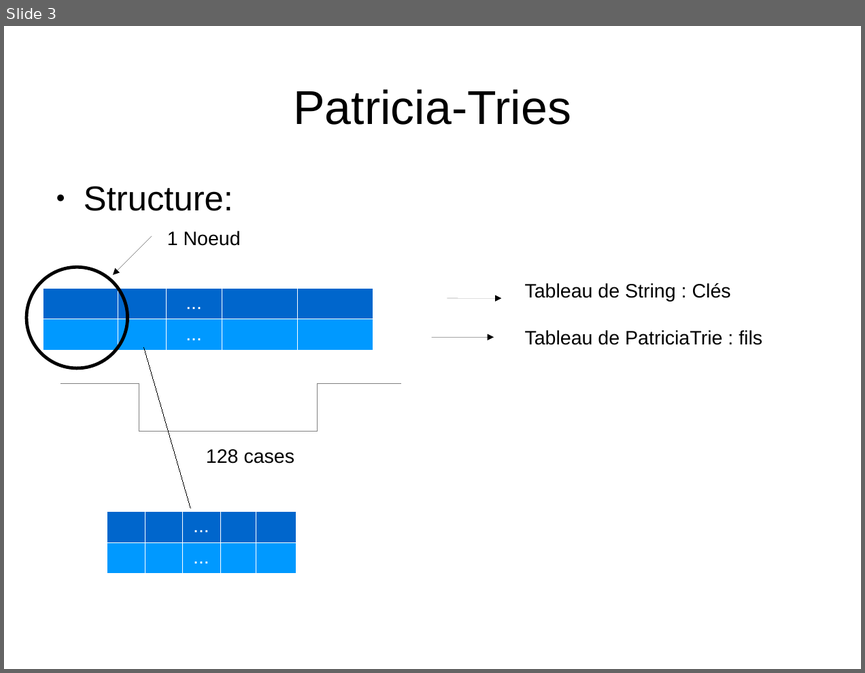
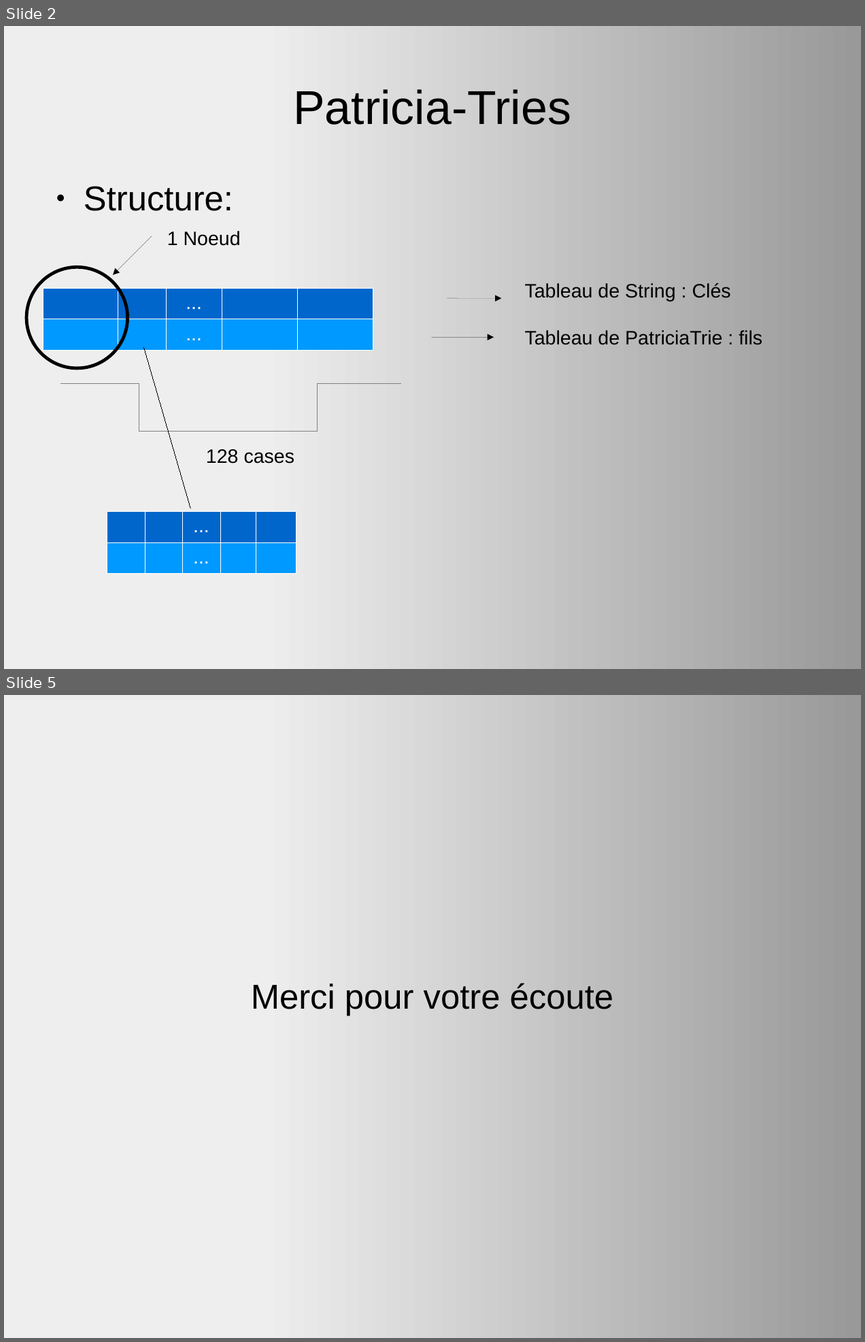
Before and after one commit to Krihox/algavproject, a slide deck: ALGAV/rapport/diapo_ALGAV.odp. Shown one above the other, each under a label of ours: slide 3 before the commit, slides 2 and 5 after it; the slides between them are not shown. The pictures are 865x673 and 865x1342 pixels, drawn with LibreOffice and Linux fonts; fonts in the diff are those of the drawing. Boxes give left, top, right and bottom in pixels: in the first picture for what was removed or moved away, otherwise in the second. Text is boxed around its words. In the diff, an @@ line names an element or a change of style, - is before the commit and + after.

```diff
--- a/ALGAV/rapport/diapo_ALGAV.odp
+++ b/ALGAV/rapport/diapo_ALGAV.odp
@@ slide 5 added at (x1=4, y1=695, x2=861, y2=1338), background gradient #EEEEEE to #999999 @@
@@ subtitle added at (x1=251, y1=983, x2=613, y2=1016), 32 pt, text #000000 @@
+Merci pour votre écoute
@@ what was slide 3 is now slide 2 @@
@@ slide 2 changed as well @@
@@ background #FFFFFF to gradient #EEEEEE to #999999 @@
```
Also in this commit, not shown: 1 other slide changed, 2 other slides added, 2 slides removed.
